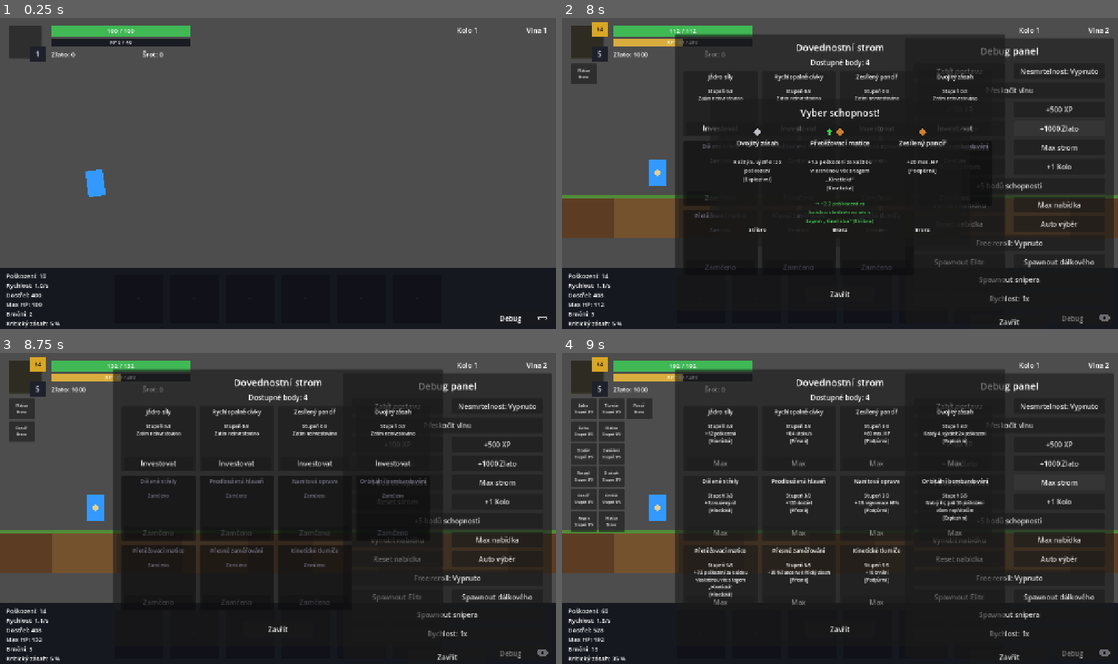
Above: before the commit, frames 1-4 (two rows, left to right).
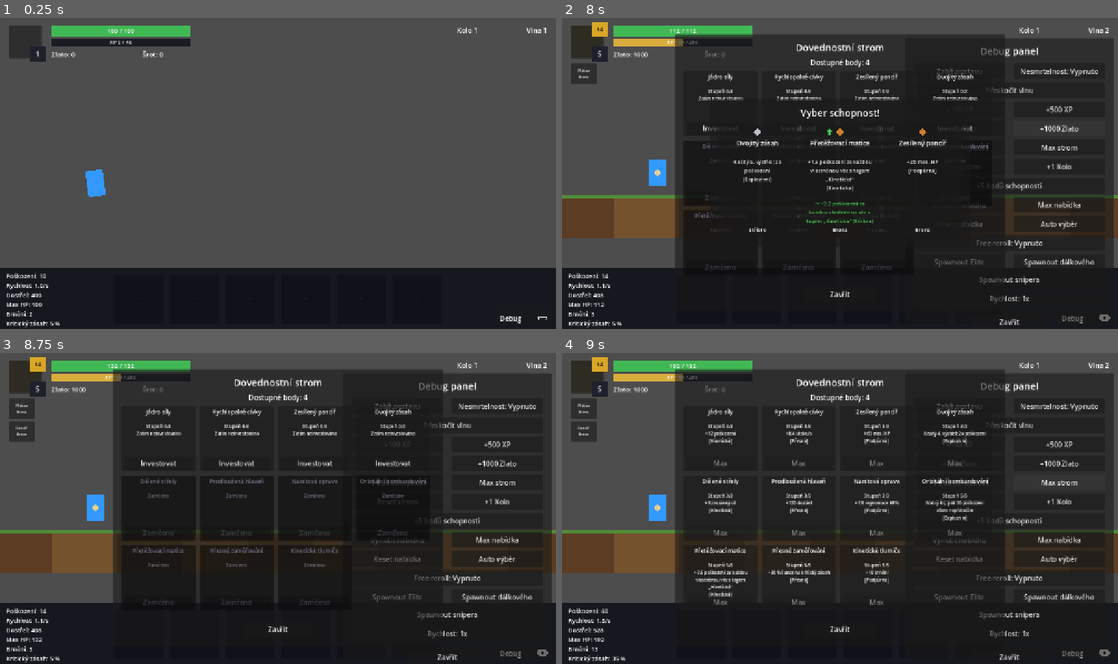
Above: after the commit, the same moments.

Repository: Wazzbi/auto-battler
Game: Godot game, scene res://scenes/main.tscn
Two runs of this game, one before a commit and one after it. Both use one fixed random seed, a clock stepped at 60 frames per second and the inputs below.
Inputs (mouse positions are in pixels of both pictures, inside the frame that each line leads up to):
- Up to frame 1 (0.25 s): no input
- Up to frame 2 (8 s): click (589, 42) at 0.5 s; click "Debug" at 1.25 s; click "Zabít postavu" at 2 s; click "Nesmrtelnost: Vypnuto" at 2.75 s; click "Nesmrtelnost: Zapnuto" at 3.5 s; click "Přeskočit vlnu" at 4.25 s; click "+100 XP" at 5 s; click "+500 XP" at 5.75 s; click "+100 Zlato" at 6.5 s; click "+1000 Zlato" at 7.25 s
- Up to frame 3 (8.75 s): click "+1 bod schopnosti" at 8 s
- Up to frame 4 (9 s): click "Max strom" at 8.75 s

Frames 1-3 are identical in both runs. In frame 4, 3.2% of the frame differs, in the area x 1-17%, y 14-58%.

Commit message:
Nezobrazovat dovednosti v hromádce schopností pod avatarem
Hromádka pod portrétem (AbilitiesContainer) dřív ukazovala jak
dovednostní strom, tak náhodnou nabídku schopností. Podle zpětné vazby
mají dovednosti fungovat čistě jako neviditelný pasivní bonus statistik
na pozadí - viditelné karty tu má mít jen to, co si hráč vybral z
náhodné nabídky. get_stat_bonus() se nemění, jen se přestává zobrazovat
dovednostní část v tomto seznamu.

Co-Authored-By: Claude Sonnet 5 <noreply@anthropic.com>

Diff:
--- a/scenes/ui/hud.gd
+++ b/scenes/ui/hud.gd
@@ -367,7 +367,6 @@
 
 
 func _on_skill_ranks_changed() -> void:
-	_refresh_abilities()
 	if skill_tree_panel.visible:
 		_refresh_skill_tree_ui()
 
@@ -570,30 +569,23 @@
 ## (viz "Schopnosti - DVA SOUBĚŽNÉ..." v game_manager.gd): nejdřív dovednostní
 ## strom (jeden slot na KAŽDOU schopnost s rank >= 1, v pevném pořadí
 ## GameManager.ABILITY_ORDER - stabilní pořadí, investování dalšího bodu do
-## už odemčené schopnosti nemění, kde sedí), pak schopnosti z náhodné
-## nabídky (jeden slot na KAŽDOU vlastněnou INSTANCI z owned_abilities,
-## stejně jako dřív před dovednostním stromem - tenhle blok se přeskupuje
-## při sloučení). Sloupec roste svisle a po ABILITY_STACK_MAX_ROWS se zalomí
-## do dalšího sloupce vpravo, aby hromádka nikdy nezasáhla dolů do
-## BottomBaru bez ohledu na to, kolik toho hráč nasbírá.
+## schopnosti z náhodné nabídky (jeden slot na KAŽDOU vlastněnou INSTANCI z
+## owned_abilities, tenhle blok se přeskupuje při sloučení). **Dovednosti
+## (skill tree) se v tomhle listu NEUKAZUJÍ** (2026-09-26, explicit user
+## request) - fungují čistě jako neviditelný pasivní statistický bonus na
+## pozadí (viz get_stat_bonus() v game_manager.gd, kam skill_ranks přispívá
+## bez ohledu na to, co se kde zobrazuje), takže i budoucí run se
+## zvýhodněným startem (např. hráč začne s už investovanými dovednostmi)
+## bude mít vyšší ZÁKLADNÍ staty bez jediné karty navíc v téhle hromádce -
+## viditelné schopnosti tu zůstávají výhradně ty z náhodné nabídky. Sloupec
+## roste svisle a po ABILITY_STACK_MAX_ROWS se zalomí do dalšího sloupce
+## vpravo, aby hromádka nikdy nezasáhla dolů do BottomBaru bez ohledu na to,
+## kolik toho hráč nasbírá.
 func _refresh_abilities() -> void:
 	for child in abilities_container.get_children():
 		child.queue_free()
 
 	var slot_index: int = 0
-
-	for ability_id in GameManager.ABILITY_ORDER:
-		var rank: int = GameManager.get_skill_rank(ability_id)
-		if rank <= 0:
-			continue
-		var max_rank: int = GameManager.get_skill_max_rank(ability_id)
-		var definition: Dictionary = GameManager.ABILITIES[ability_id]
-		_create_ability_stack_slot(
-			slot_index,
-			"%s\nStupeň %d/%d" % [definition["short_name"], rank, max_rank],
-			"%s (Stupeň %d/%d)\n%s" % [definition["name"], rank, max_rank, GameManager.get_skill_node_desc(ability_id, rank)]
-		)
-		slot_index += 1
 
 	for entry in GameManager.owned_abilities:
 		var ability_id: String = entry["ability_id"]
Not shown, changed: CLAUDE.md
